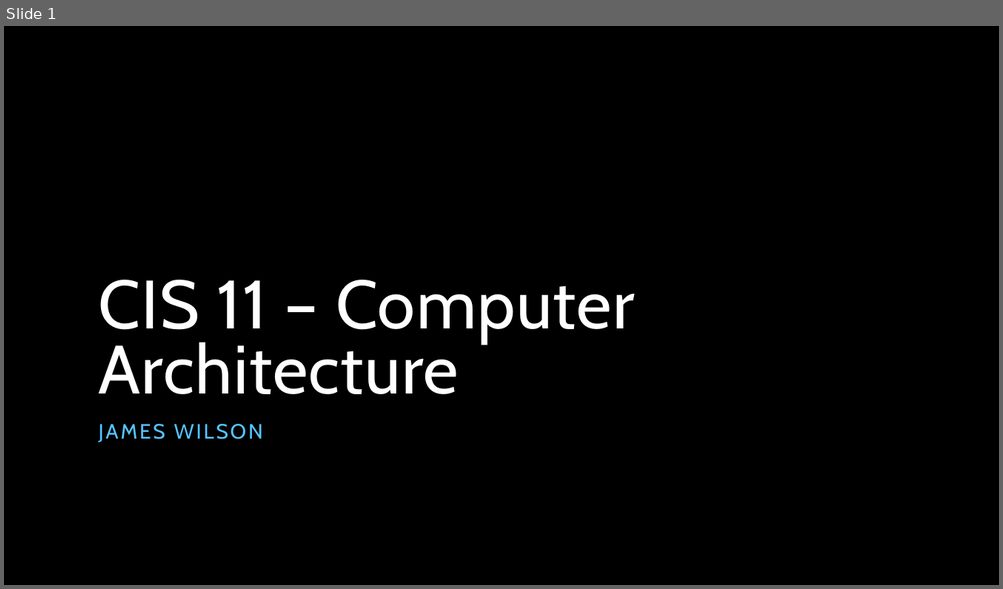
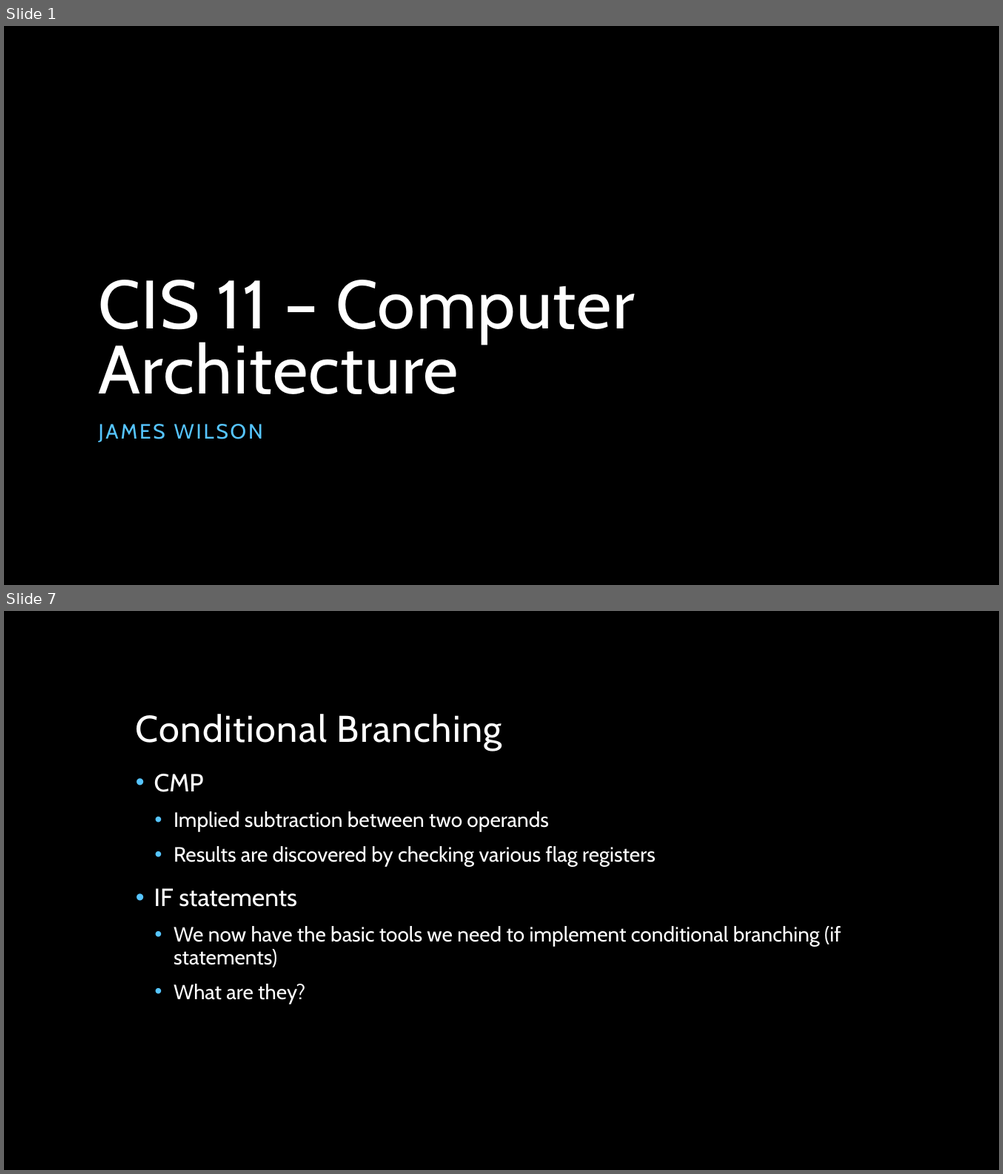
Before and after one commit to jameswilson281/CIS---11-Assembly-Programming, a slide deck: Week 7/07 - Conditional Processing.pptx. Shown one above the other, each under a label of ours: slide 1 before the commit, slides 1 and 7 after it; the slides between them are not shown. The pictures are 1003x589 and 1003x1174 pixels, drawn with LibreOffice and Linux fonts; fonts in the diff are those of the drawing; background and template pictures are left out. Boxes give left, top, right and bottom in pixels: in the first picture for what was removed or moved away, otherwise in the second. Text is boxed around its words. In the diff, an @@ line names an element or a change of style, - is before the commit and + after.

```diff
--- a/Week 7/07 - Conditional Processing.pptx
+++ b/Week 7/07 - Conditional Processing.pptx
@@ slide 7 added at [4,611,999,1170], background picture (left out) @@
@@ title added at [136,714,502,750], 36 pt, text #FFFFFF @@
+Conditional Branching
@@ text added at [154,774,841,1004], 20 pt, text #FFFFFF @@
+• CMP
+  • Implied subtraction between two operands
+  • Results are discovered by checking various flag registers
+• IF statements
+  • We now have the basic tools we need to implement conditional branching (if statements)
+  • What are they?
```
Also in this commit, not shown: 11 other slides added, 1 other file.
